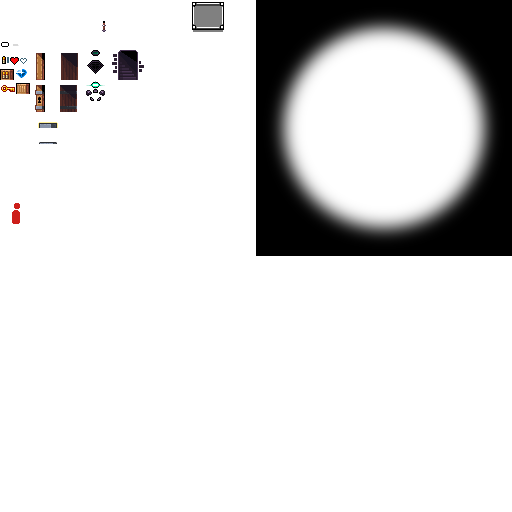
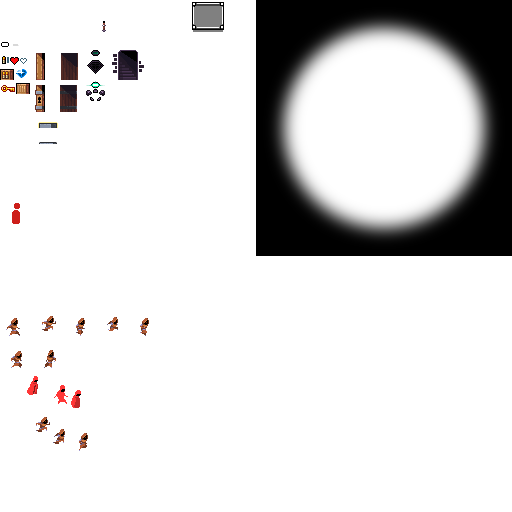
Layer changes from the first 512 × 512 image to the second:
painted on "tiles" over [6, 316, 149, 451]
